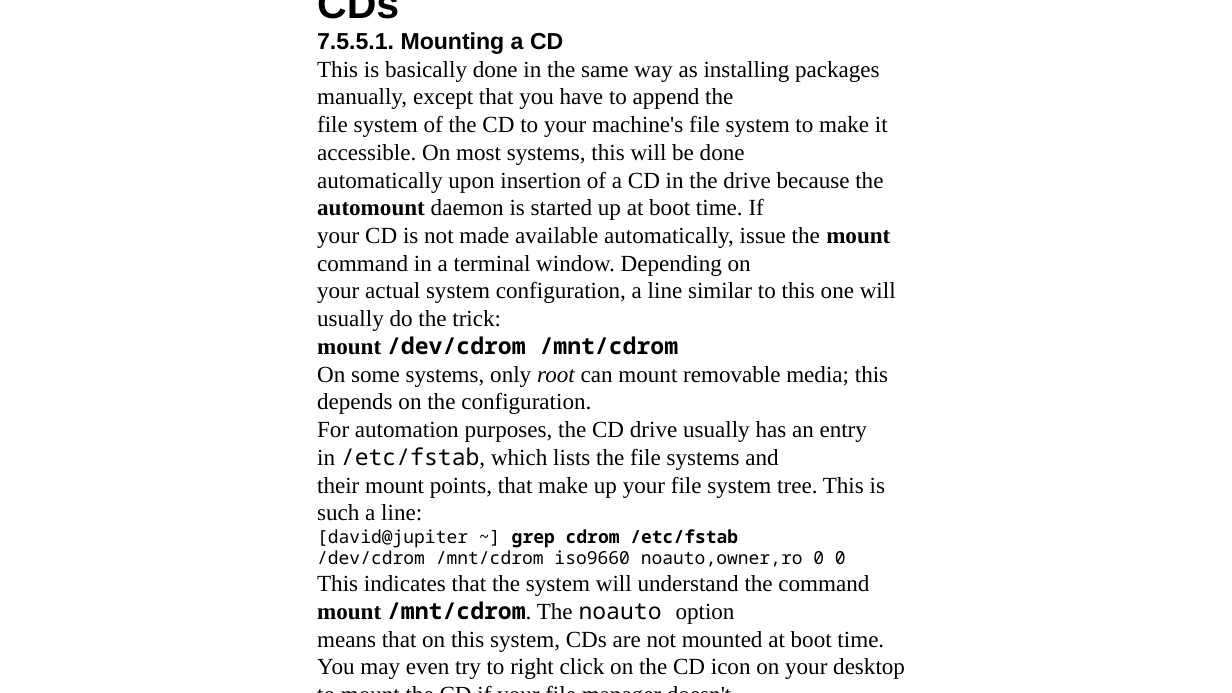
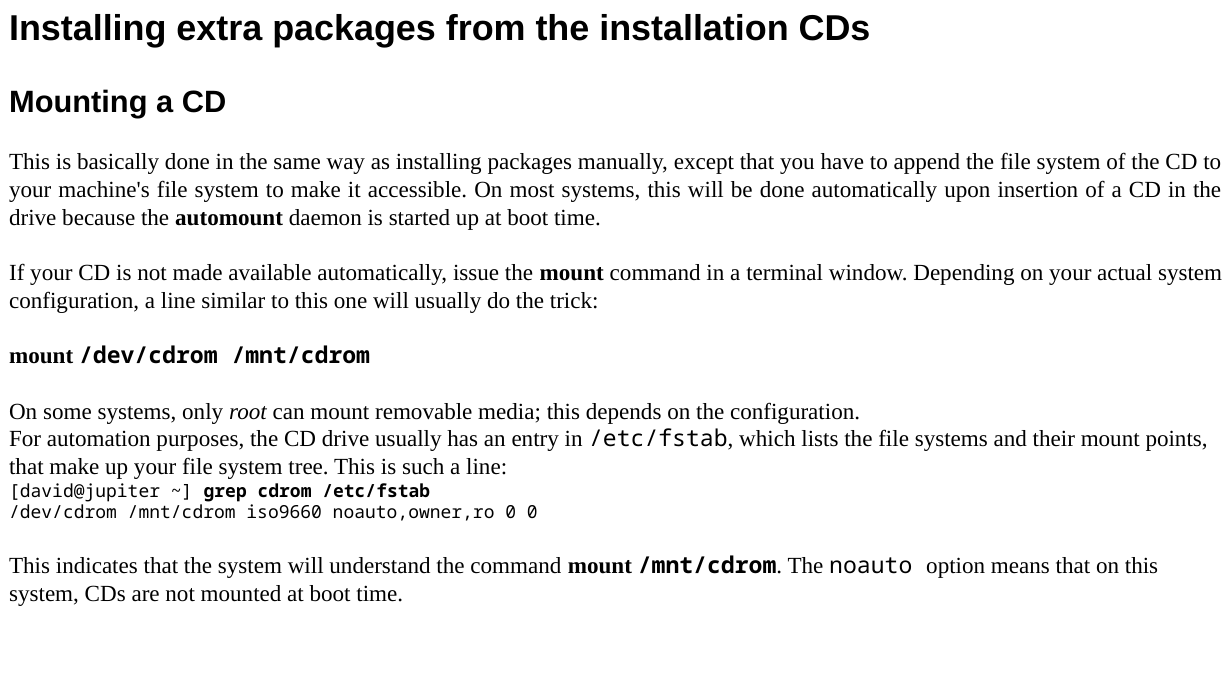
Before and after one commit to Satyaneshi2346/HelloWorld, a slide deck: slide 15 of linux.pptx. Drawn at 1232x693 pixels with LibreOffice and Linux fonts; fonts in the diff are those of the drawing. Boxes give left, top, right and bottom in pixels: in the first picture for what was removed or moved away, otherwise in the second. Text is boxed around its words. In the diff, an @@ line names an element or a change of style, - is before the commit and + after.

```diff
--- a/linux.pptx
+++ b/linux.pptx
@@ text added at [9, 14, 871, 47], 28 pt, text #000000, bold @@
+Installing extra packages from the installation CDs
@@ text "Mounting a CD": place and size @@
-text "Mounting a CD" at [317, 0, 905, 679]
+text "Mounting a CD" at [9, 89, 1222, 606]
@@ text at [9, 89, 1222, 313]: text changed @@
-7.5.5. Installing extra packages from the installation CDs
-7.5.5.1. Mounting a CD
-This is basically done in the same way as installing packages manually, except that you have to append the
-file system of the CD to your machine's file system to make it accessible. On most systems, this will be done
-automatically upon insertion of a CD in the drive because the automount daemon is started up at boot time. If
-your CD is not made available automatically, issue the mount command in a terminal window. Depending on
-your actual system configuration, a line similar to this one will usually do the trick:
+Mounting a CD
+This is basically done in the same way as installing packages manually, except that you have to append the file system of the CD to your machine's file system to make it accessible. On most systems, this will be done automatically upon insertion of a CD in the drive because the automount daemon is started up at boot time.
+If your CD is not made available automatically, issue the mount command in a terminal window. Depending on your actual system configuration, a line similar to this one will usually do the trick:
@@ text at [9, 428, 1208, 479]: text changed @@
-For automation purposes, the CD drive usually has an entry in /etc/fstab, which lists the file systems and
-their mount points, that make up your file system tree. This is such a line:
+For automation purposes, the CD drive usually has an entry in /etc/fstab, which lists the file systems and their mount points, that make up your file system tree. This is such a line:
@@ text at [9, 555, 1158, 606]: text changed @@
-This indicates that the system will understand the command mount /mnt/cdrom. The noauto option
-means that on this system, CDs are not mounted at boot time.
-You may even try to right click on the CD icon on your desktop to mount the CD if your file manager doesn't
-do it for you. You can check whether it worked issuing the mount command with no arguments:
-[david@jupiter ~] mount | grep cdrom
-/dev/cdrom on /mnt/cdrom type iso9660 (ro,nosuid,nodev)
+This indicates that the system will understand the command mount /mnt/cdrom. The noauto option means that on this system, CDs are not mounted at boot time.
```
Also in this commit, not shown: 9 other slides changed, 1 slide removed, 2 other files.
